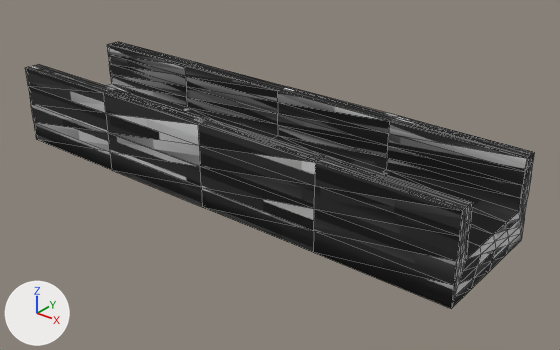
One commit to the glTF model resources/shape-10.glb: the scene before it, then after it.
Rendered twice from a camera (50 mm lens) standing at (0.889, -1.011, 0.631) and looking at (0.065, 0.02, -0.007). Every picture has the same lights, and +X, +Y and +Z are marked at lower left. Mesh edges are drawn as thin lines. Where no turn or scale is listed for an object, it has been applied to the vertices. Vertices at the same position are counted once.

Names of what the first picture shows: 'defaultobject'.
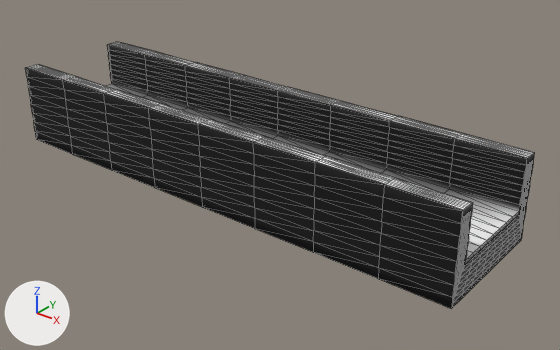
The change in detail:
me_defaultobject is used by ob_defaultobject; location (0.0, 0.0, 0.0).
me_defaultobject had 226 vertices, 448 faces and spanned x -0.5..0.5, y -0.125..0.125, z -0.038..0.125.
me_defaultobject now has 898 vertices, 1792 faces and spans x -0.5..0.5, y -0.125..0.125, z -0.038..0.125.
me_defaultobject part 1: 672 vertices added at x -0.5..0.5, y -0.125..0.125, z -0.038..0.125.

Where the change shows, as pixel boxes (x1, y1, x2, y2) in the pictures (560 x 350 px):
part 1 of me_defaultobject, added (black)
    after: (26, 42, 535, 309)
